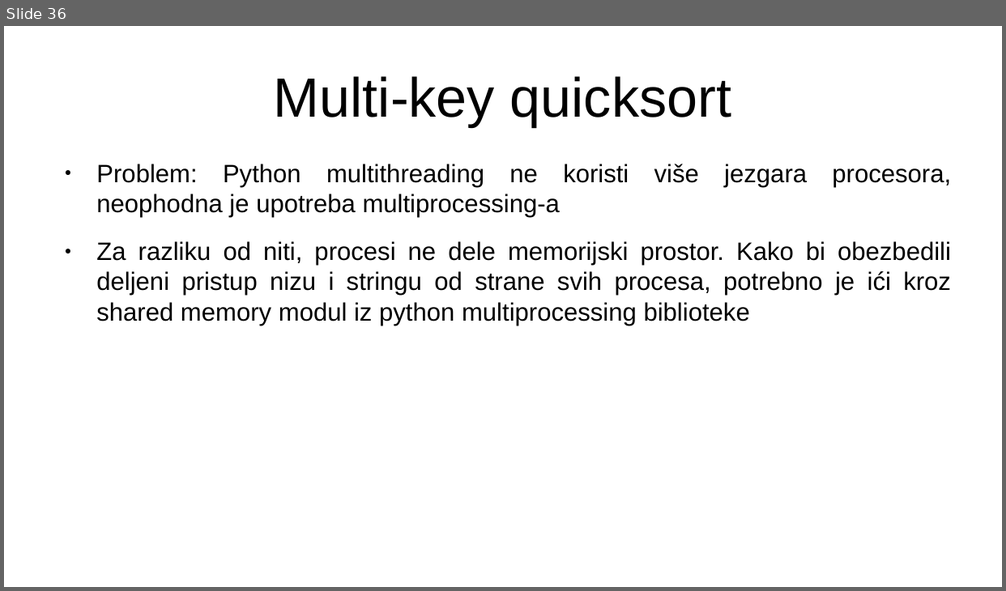
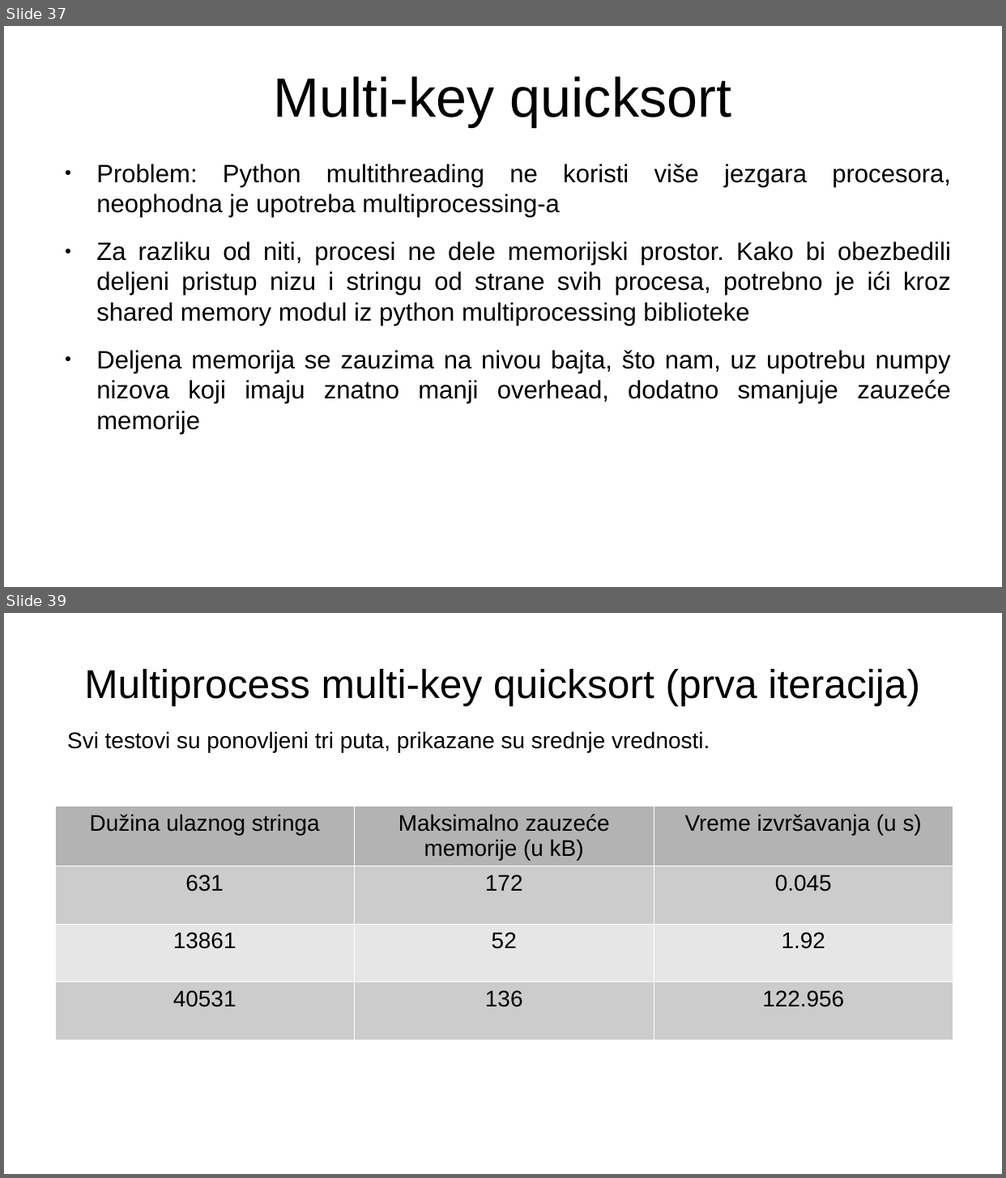
Before and after one commit to MalovicAleksandar/gi2022-ma213375m-projzad4, a slide deck: prezentacija.pptx. Shown one above the other, each under a label of ours: slide 36 before the commit, slides 37 and 39 after it; the slides between them are not shown. The pictures are 1006x591 and 1006x1178 pixels, drawn with LibreOffice and Linux fonts; fonts in the diff are those of the drawing. Boxes give left, top, right and bottom in pixels: in the first picture for what was removed or moved away, otherwise in the second. Text is boxed around its words. In the diff, an @@ line names an element or a change of style, - is before the commit and + after.

```diff
--- a/prezentacija.pptx
+++ b/prezentacija.pptx
@@ slide 39 added at (4,613,1002,1174), background #FFFFFF @@
@@ text added at (84,669,920,705), 32 pt, text #000000 @@
+Multiprocess multi-key quicksort (prva iteracija)
@@ text added at (67,731,710,752), 18 pt, text #000000 @@
+Svi testovi su ponovljeni tri puta, prikazane su srednje vrednosti.
@@ table added at (55,806,954,1037), 4 rows, 3 columns @@
+Dužina ulaznog stringa | Maksimalno zauzeće memorije (u kB) | Vreme izvršavanja (u s)
+631 | 172 | 0.045
+13861 | 52 | 1.92
+40531 | 136 | 122.956
@@ what was slide 36 is now slide 37 @@
@@ slide 37 changed as well @@
@@ text at (96,350,951,434): paragraph added @@
+● Deljena memorija se zauzima na nivou bajta, što nam, uz upotrebu numpy nizova koji imaju znatno manji overhead, dodatno smanjuje zauzeće memorije
```
Also in this commit, not shown: 16 other slides changed, 3 other slides added.
